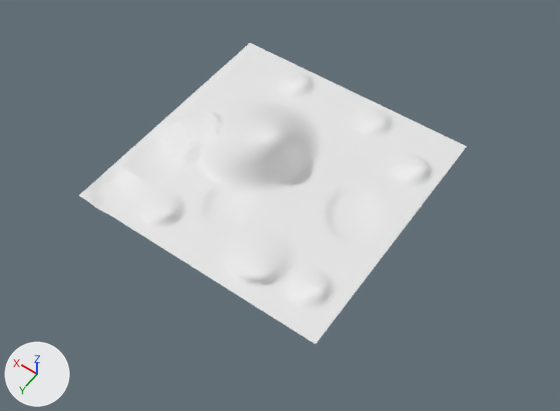
The Blender file Misc/props-1.blend, before and after one commit.
Before and after are seen from a 50 mm lens placed at (-24.1, 33.5, 48.1), pointed at (-2.0, 2.4, -0.6). Every picture has the same lights, and +X, +Y and +Z are marked at lower left.
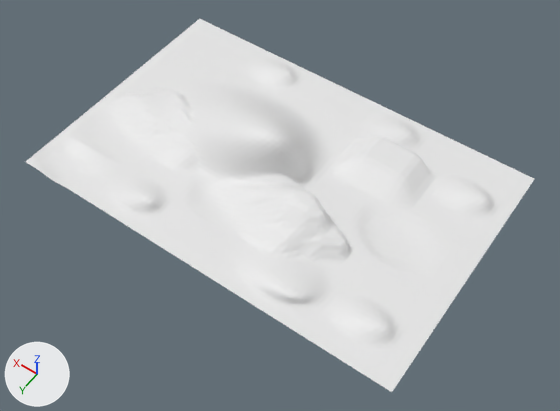
The change, as a list of edits to the scene's bpy script:
```text
Change me_plane:
    where me_plane.from_pydata(...)  # 4225 vertices, 4096 faces; spans x -1.0..1.01, y -1.0..1.0, z -0.03..0.35
    used by ob_plane; location = (0.0, 0.0, 0.0); scale = (11.3, 11.3, 11.3)
    me_plane part 1: 322 of 4225 vertices moved; they spanned x -0.5..0.56, y 0.04..0.62, z -0.02..0.09 and now span x -0.52..0.56, y 0.04..0.61, z -0.01..0.18; mean shift (-0.05, -0.04, 0.07); largest move (-0.12, 0.38, 0.0) -> (-0.24, 0.27, 0.18)
    me_plane part 2: 178 of 4225 vertices moved; they spanned x -0.59..-0.22, y -0.62..-0.22, z 0.0 and now span x -0.59..-0.22, y -0.66..-0.23, z 0.01..0.08; mean shift (0.0, -0.07, 0.06); largest move (-0.5, -0.5, 0.0) -> (-0.5, -0.61, 0.08)
Change ob_plane:
    ob_plane.scale: (11.3, 11.3, 11.3) -> (17.4, 11.3, 11.3)
```

Changed parts and their boxes (x1, y1, x2, y2) in the pictures (560 x 411 px; the box of a moved part takes in the faces that stretch with it):
'Plane', reshaped, rescaled (31% wider, 24% taller): before (79, 43, 467, 344); after (26, 19, 534, 392)
part 1 of me_plane, moved or reshaped: before (177, 144, 320, 252); after (144, 126, 355, 267)
part 2 of me_plane, moved or reshaped: before (317, 129, 397, 191); after (329, 136, 438, 212)
